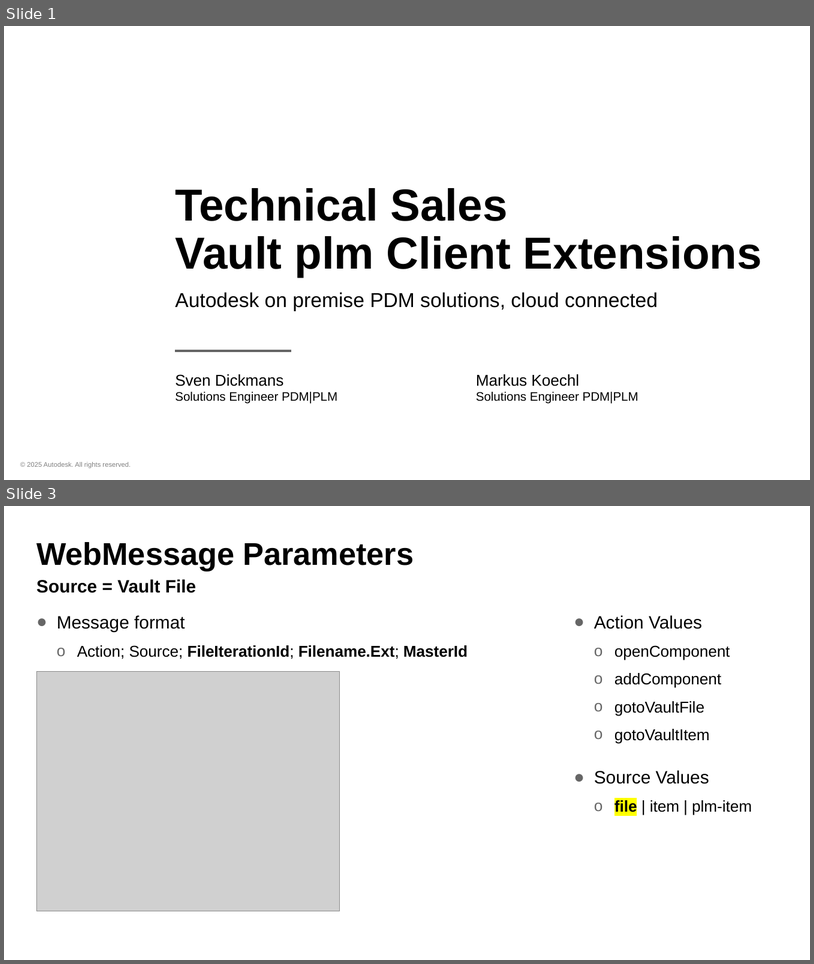
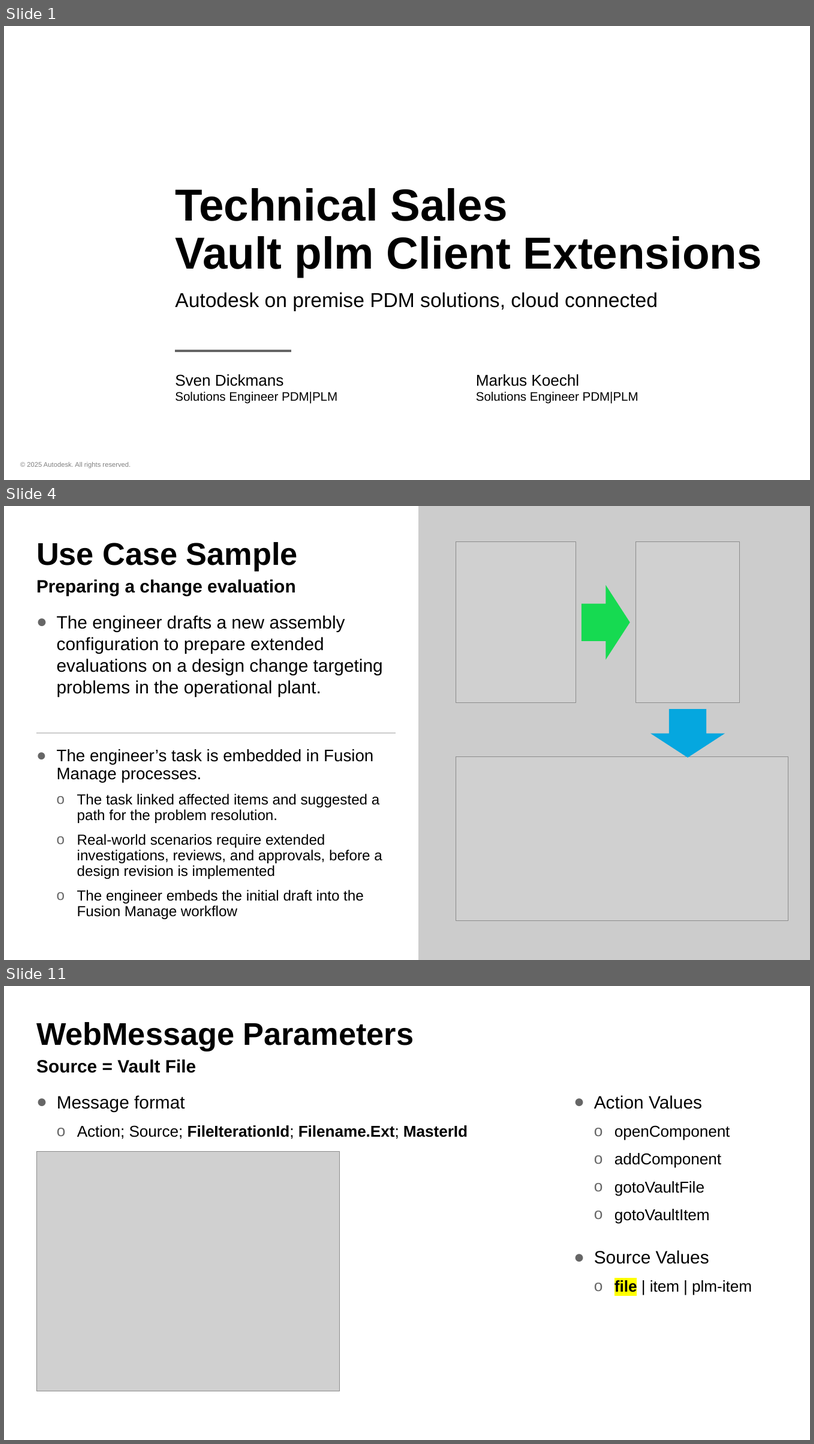
Before and after one commit to koechlm/Autodesk.TS.PlmDesktopExtensions, a slide deck: Autodesk.TS.VaultPlmClientExtensions.pptx. Shown one above the other, each under a label of ours: slides 1 and 3 before the commit, slides 1, 4 and 11 after it; the slides between them are not shown. The pictures are 814x964 and 814x1444 pixels, drawn with LibreOffice and Linux fonts; fonts in the diff are those of the drawing; grey boxes stand for pictures; background and template pictures are left out. Boxes give left, top, right and bottom in pixels: in the first picture for what was removed or moved away, otherwise in the second. Text is boxed around its words. In the diff, an @@ line names an element or a change of style, - is before the commit and + after.

```diff
--- a/Autodesk.TS.VaultPlmClientExtensions.pptx
+++ b/Autodesk.TS.VaultPlmClientExtensions.pptx
@@ slide 4 added at [4, 506, 810, 960], background #FFFFFF @@
@@ rectangle added at [419, 506, 810, 960], fill #CCCCCC @@
@@ picture added at [456, 541, 576, 703] @@
@@ picture added at [636, 541, 740, 703] @@
@@ title added at [36, 542, 298, 571], 37.3 pt, text #000000, bold @@
+Use Case Sample
@@ text added at [36, 579, 296, 595], 21.3 pt, text #000000, bold @@
+Preparing a change evaluation
@@ right arrow added at [582, 585, 630, 659], fill #16DA51 @@
@@ text added at [57, 615, 383, 696], 21.3 pt, text #000000 @@
+● The engineer drafts a new assembly configuration to prepare extended evaluations on a design change targeting problems in the operational plant.
@@ right arrow added at [651, 709, 725, 757], fill #05A7DF @@
@@ line added from (36, 733) to (395, 733), #CCCCCC 1 pt @@
@@ text added at [57, 749, 382, 919], 17.3 pt, text #000000 @@
+● The engineer’s task is embedded in Fusion Manage processes.
+  o The task linked affected items and suggested a path for the problem resolution.
+  o Real-world scenarios require extended investigations, reviews, and approvals, before a design revision is implemented
+  o The engineer embeds the initial draft into the Fusion Manage workflow
@@ picture added at [456, 757, 789, 921] @@
@@ what was slide 3 is now slide 11 @@
```
Also in this commit, not shown: 8 other slides added, 1 slide removed.
